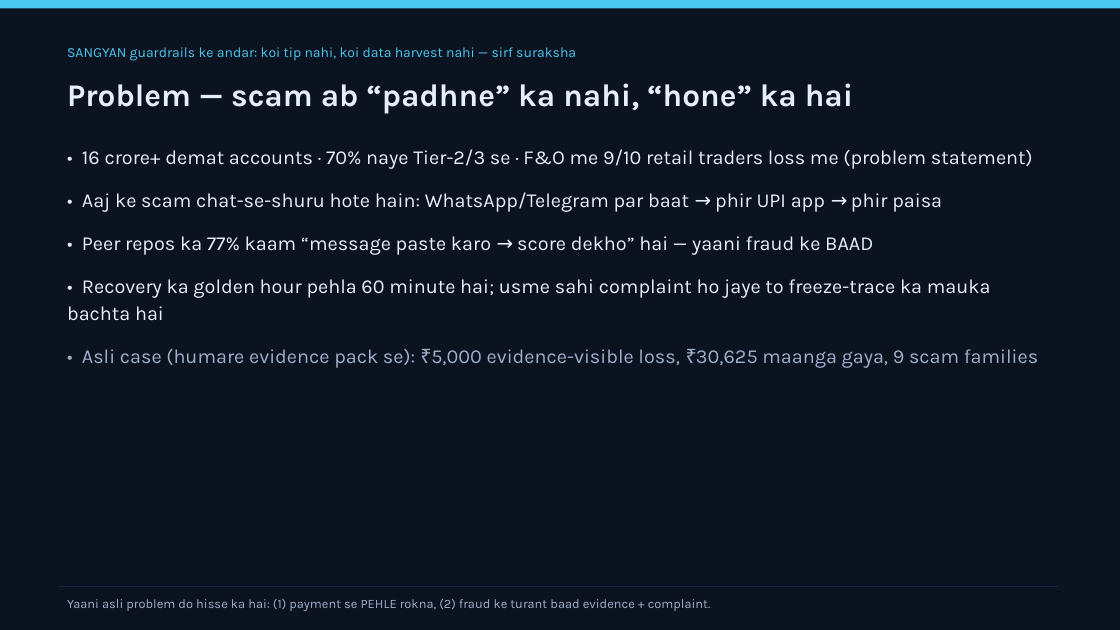
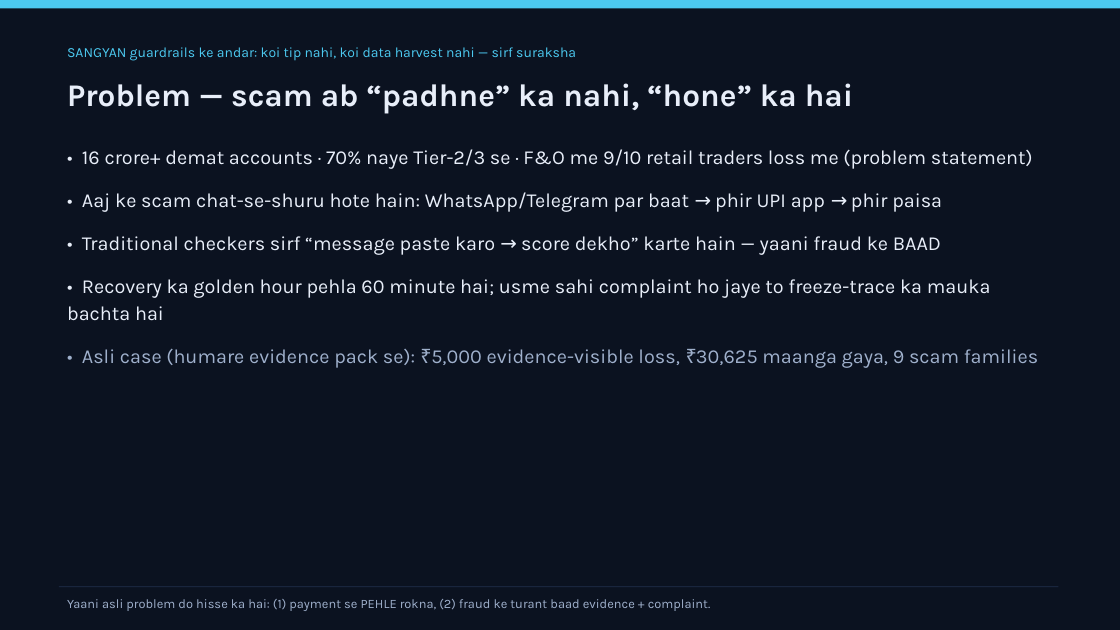
Before and after one commit to sudonishant/satarkpay-repo, a slide deck: slide 2 of web/deck/satarkpay_deck.pptx. Drawn at 1120x630 pixels with LibreOffice and Linux fonts; fonts in the diff are those of the drawing. Boxes give left, top, right and bottom in pixels: in the first picture for what was removed or moved away, otherwise in the second. Text is boxed around its words. In the diff, an @@ line names an element or a change of style, - is before the commit and + after.

Commit message:
🧹 Remove OSINT, competitor analysis, and peer repo references across repository

```diff
--- a/web/deck/satarkpay_deck.pptx
+++ b/web/deck/satarkpay_deck.pptx
@@ text at [82,236,941,255]: text changed @@
-• Peer repos ka 77% kaam “message paste karo → score dekho” hai — yaani fraud ke BAAD
+• Traditional checkers sirf “message paste karo → score dekho” karte hain — yaani fraud ke BAAD
```
Also in this commit, not shown: 4 other slides changed, 1 slide added, 1 slide removed, 26 other files.
